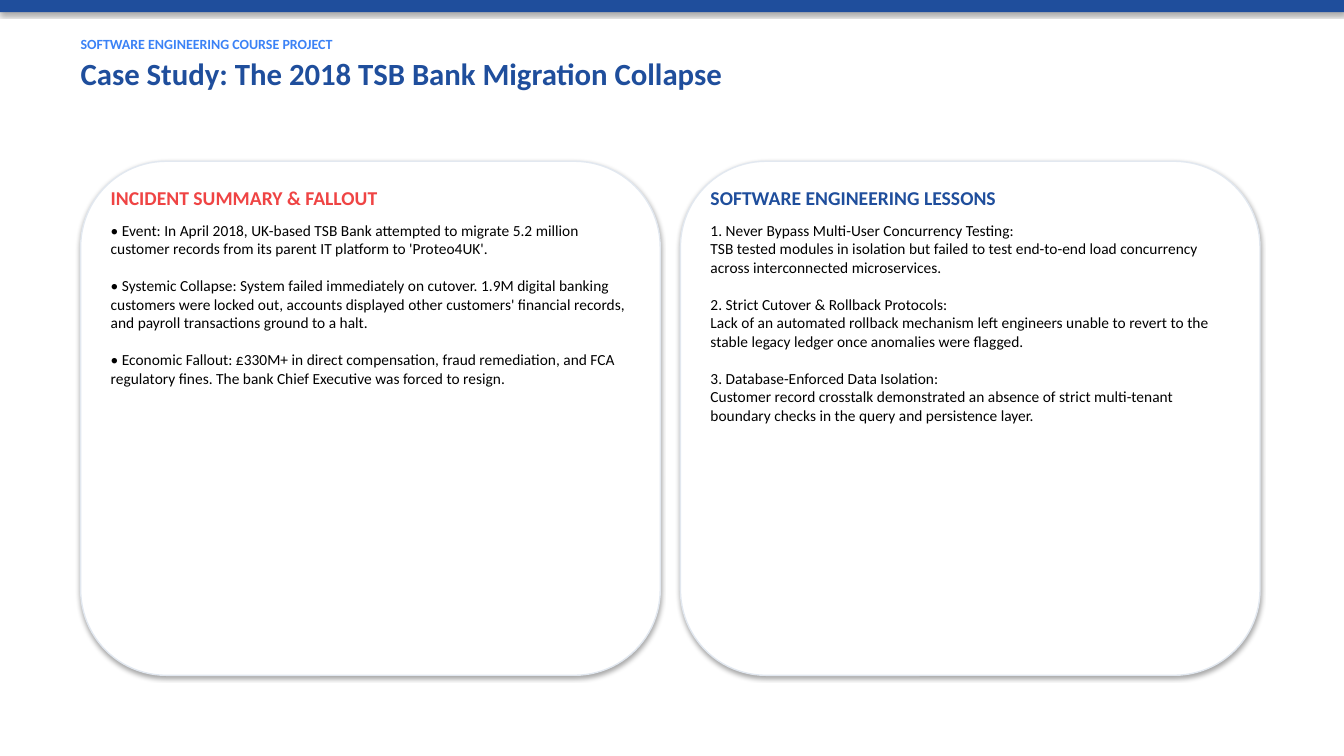
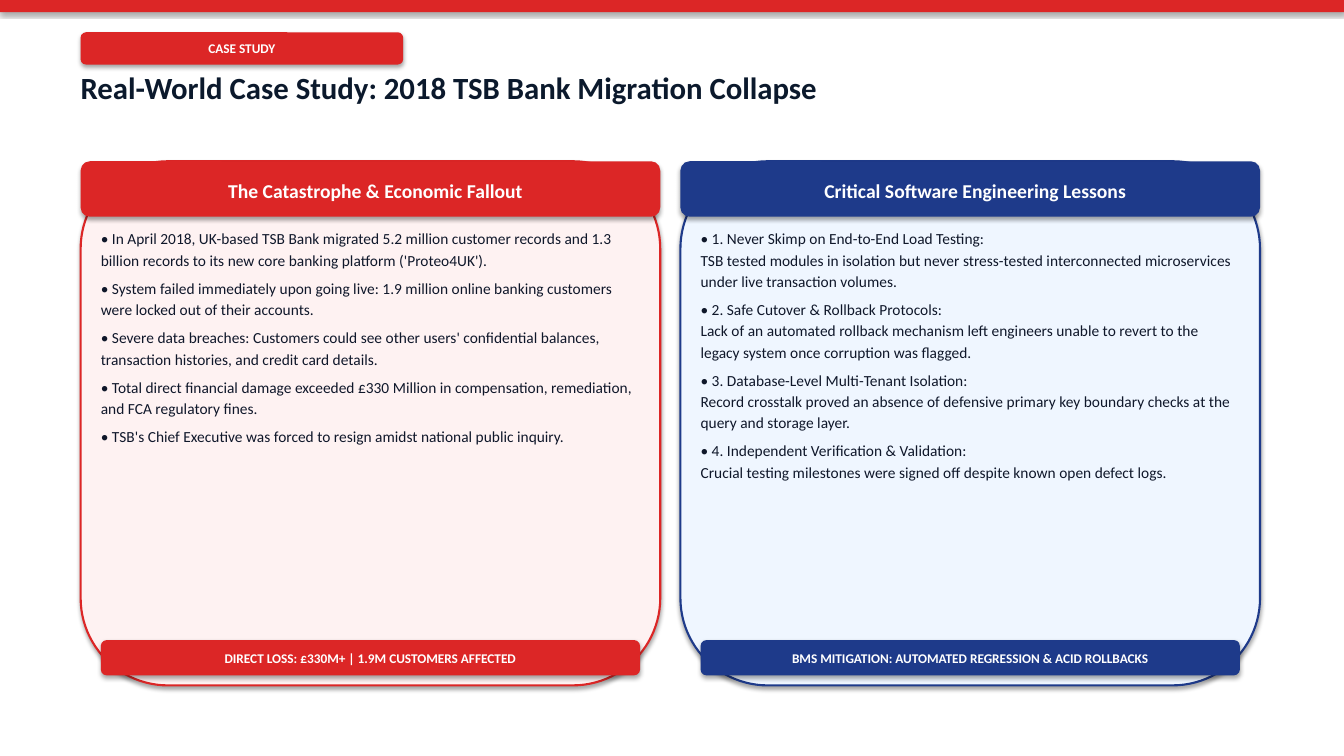
Before and after one commit to shreyasghatekar1-prog/Database-Management-System-Course-Project, a slide deck: slide 7 of Bank_Management_System_Software_Engineering_Presentation.pptx. Drawn at 1344x756 pixels with LibreOffice and Linux fonts; fonts in the diff are those of the drawing. Boxes give left, top, right and bottom in pixels: in the first picture for what was removed or moved away, otherwise in the second. Text is boxed around its words. In the diff, an @@ line names an element or a change of style, - is before the commit and + after.

Commit message:
remove generate_presentation.py and update pptx presentation file

```diff
--- a/Bank_Management_System_Software_Engineering_Presentation.pptx
+++ b/Bank_Management_System_Software_Engineering_Presentation.pptx
@@ rectangle at bbox=[0, 0, 1344, 12]: fill #1F4E9C to #DC2626 @@
@@ rounded rectangle added at bbox=[81, 32, 403, 65], fill #DC2626, 9.5 pt, text #FFFFFF, bold @@
+CASE STUDY
@@ text at bbox=[81, 77, 817, 105]: text changed; text colour #1F4E9C to #0B192C @@
-SOFTWARE ENGINEERING COURSE PROJECT
-Case Study: The 2018 TSB Bank Migration Collapse
+Real-World Case Study: 2018 TSB Bank Migration Collapse
@@ rounded rectangle: place and size @@
-rounded rectangle at bbox=[81, 161, 660, 676]
+rounded rectangle at bbox=[81, 161, 660, 686]
@@ rounded rectangle at bbox=[81, 161, 660, 686]: fill #FFFFFF to #FEF2F2; outline #E2E8F0 1 pt to #DC2626 1.5 pt @@
@@ rounded rectangle added at bbox=[81, 161, 660, 217], fill #DC2626, 14 pt, text #FFFFFF, bold @@
+The Catastrophe & Economic Fallout
@@ rounded rectangle: place and size @@
-rounded rectangle at bbox=[681, 161, 1260, 676]
+rounded rectangle at bbox=[681, 161, 1260, 686]
@@ rounded rectangle at bbox=[681, 161, 1260, 686]: fill #FFFFFF to #EFF6FF; outline #E2E8F0 1 pt to #1E3A8A 1.5 pt @@
@@ rounded rectangle added at bbox=[681, 161, 1260, 217], fill #1E3A8A, 14 pt, text #FFFFFF, bold @@
+Critical Software Engineering Lessons
@@ text at bbox=[101, 233, 631, 445]: text changed; text colour #000000 to #0F172A @@
-INCIDENT SUMMARY & FALLOUT
-• Event: In April 2018, UK-based TSB Bank attempted to migrate 5.2 million customer records from its parent IT platform to 'Proteo4UK'.
-• Systemic Collapse: System failed immediately on cutover. 1.9M digital banking customers were locked out, accounts displayed other customers' financial records, and payroll transactions ground to a halt.
-• Economic Fallout: £330M+ in direct compensation, fraud remediation, and FCA regulatory fines. The bank Chief Executive was forced to resign.
+• In April 2018, UK-based TSB Bank migrated 5.2 million customer records and 1.3 billion records to its new core banking platform ('Proteo4UK').
+• System failed immediately upon going live: 1.9 million online banking customers were locked out of their accounts.
+• Severe data breaches: Customers could see other users' confidential balances, transaction histories, and credit card details.
+• Total direct financial damage exceeded £330 Million in compensation, remediation, and FCA regulatory fines.
+• TSB's Chief Executive was forced to resign amidst national public inquiry.
@@ text at bbox=[701, 233, 1231, 481]: text changed; text colour #000000 to #0F172A @@
-SOFTWARE ENGINEERING LESSONS
-1. Never Bypass Multi-User Concurrency Testing:
-TSB tested modules in isolation but failed to test end-to-end load concurrency across interconnected microservices.
-2. Strict Cutover & Rollback Protocols:
-Lack of an automated rollback mechanism left engineers unable to revert to the stable legacy ledger once anomalies were flagged.
-3. Database-Enforced Data Isolation:
-Customer record crosstalk demonstrated an absence of strict multi-tenant boundary checks in the query and persistence layer.
+• 1. Never Skimp on End-to-End Load Testing:
+TSB tested modules in isolation but never stress-tested interconnected microservices under live transaction volumes.
+• 2. Safe Cutover & Rollback Protocols:
+Lack of an automated rollback mechanism left engineers unable to revert to the legacy system once corruption was flagged.
+• 3. Database-Level Multi-Tenant Isolation:
+Record crosstalk proved an absence of defensive primary key boundary checks at the query and storage layer.
+• 4. Independent Verification & Validation:
+Crucial testing milestones were signed off despite known open defect logs.
@@ rounded rectangle added at bbox=[101, 640, 640, 676], fill #DC2626, 9.5 pt, text #FFFFFF, bold @@
+DIRECT LOSS: £330M+ | 1.9M CUSTOMERS AFFECTED
@@ rounded rectangle added at bbox=[701, 640, 1240, 676], fill #1E3A8A, 9.5 pt, text #FFFFFF, bold @@
+BMS MITIGATION: AUTOMATED REGRESSION & ACID ROLLBACKS
```
Also in this commit, not shown: 26 other slides changed, 2 slides added, 2 slides removed, 1 other file.
